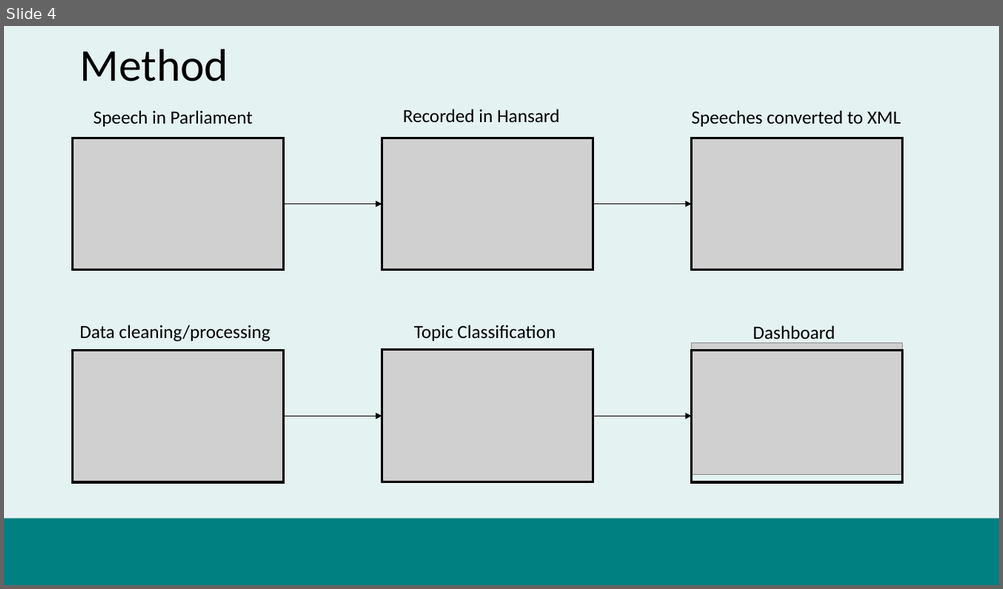
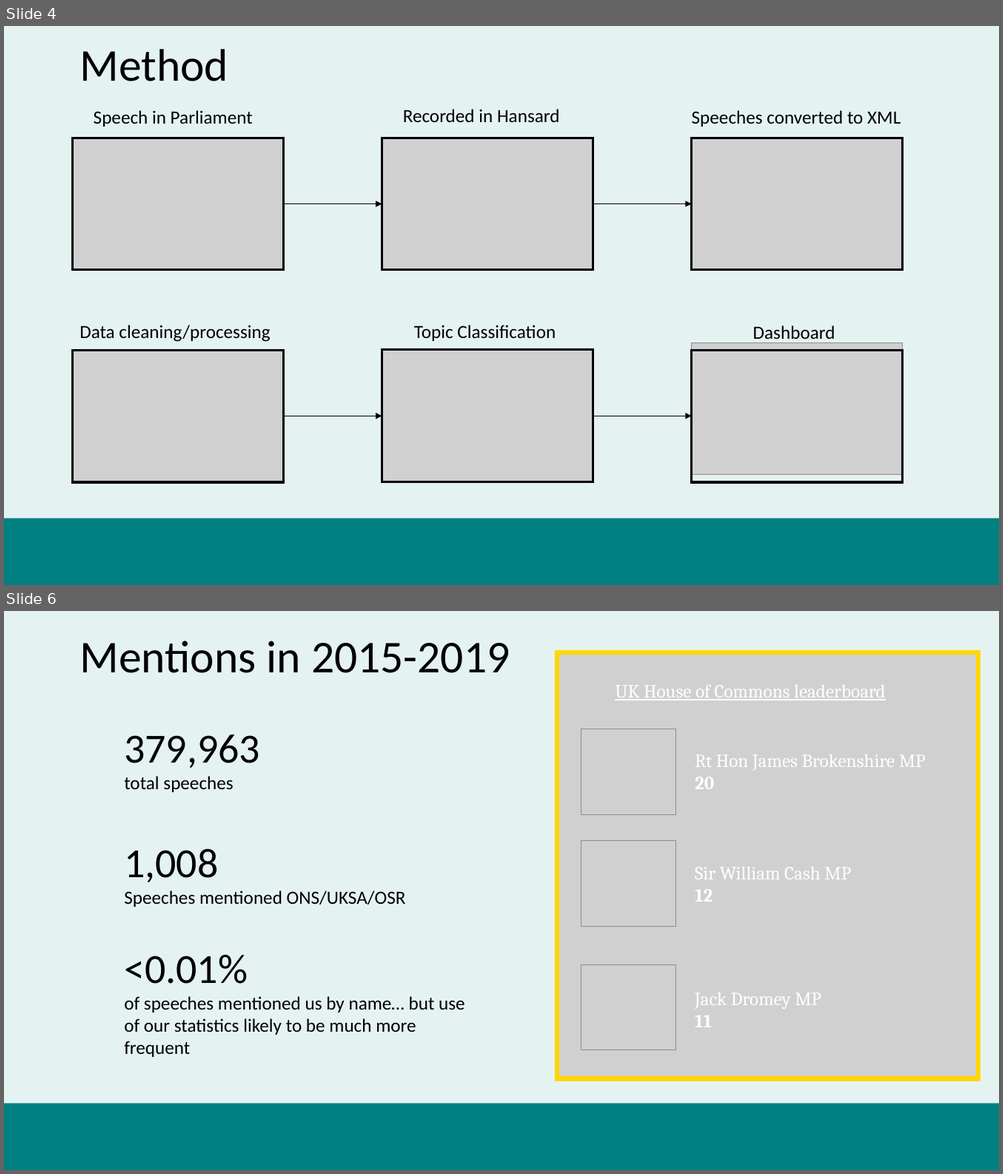
Before and after one commit to datasciencecampus/uk-parliament-stats, a slide deck: user-engagement/fpp-presentation.pptx. Shown one above the other, each under a label of ours: slide 4 before the commit, slides 4 and 6 after it; the slides between them are not shown. The pictures are 1003x589 and 1003x1174 pixels, drawn with LibreOffice and Linux fonts; fonts in the diff are those of the drawing; grey boxes stand for pictures; background and template pictures are left out. Boxes give left, top, right and bottom in pixels: in the first picture for what was removed or moved away, otherwise in the second. Text is boxed around its words. In the diff, an @@ line names an element or a change of style, - is before the commit and + after.

```diff
--- a/user-engagement/fpp-presentation.pptx
+++ b/user-engagement/fpp-presentation.pptx
@@ slide 6 added at [4,611,999,1170], background #008080 at 10% opacity; not listed: 1 template element that a slide beside it also shows @@
@@ title added at [79,641,509,673], 44 pt, text #000000 @@
+Mentions in 2015-2019
@@ picture added at [557,652,979,1079] @@
@@ rectangle added at [557,652,979,1079], outline #FFD700 4.5 pt @@
@@ text added at [614,685,885,701], 18 pt, text #FFFFFF, underline @@
+UK House of Commons leaderboard
@@ text added at [124,735,260,792], 18 pt, text #000000 @@
+379,963
+total speeches
@@ picture added at [581,729,676,815] @@
@@ text added at [694,755,925,789], 18 pt, text #FFFFFF @@
+Rt Hon James Brokenshire MP
+20
@@ text added at [124,849,406,907], 18 pt, text #000000 @@
+1,008
+Speeches mentioned ONS/UKSA/OSR
@@ picture added at [581,841,676,926] @@
@@ text added at [694,867,851,902], 18 pt, text #FFFFFF @@
+Sir William Cash MP
+12
@@ text added at [124,955,465,1057], 18 pt, text #000000 @@
+<0.01%
+of speeches mentioned us by name… but use of our statistics likely to be much more frequent
@@ picture added at [581,965,676,1051] @@
@@ text added at [694,993,821,1028], 18 pt, text #FFFFFF @@
+Jack Dromey MP
+11
```
Also in this commit, not shown: 6 slides changed, 4 other slides added, 3 slides removed, 2 other files.
